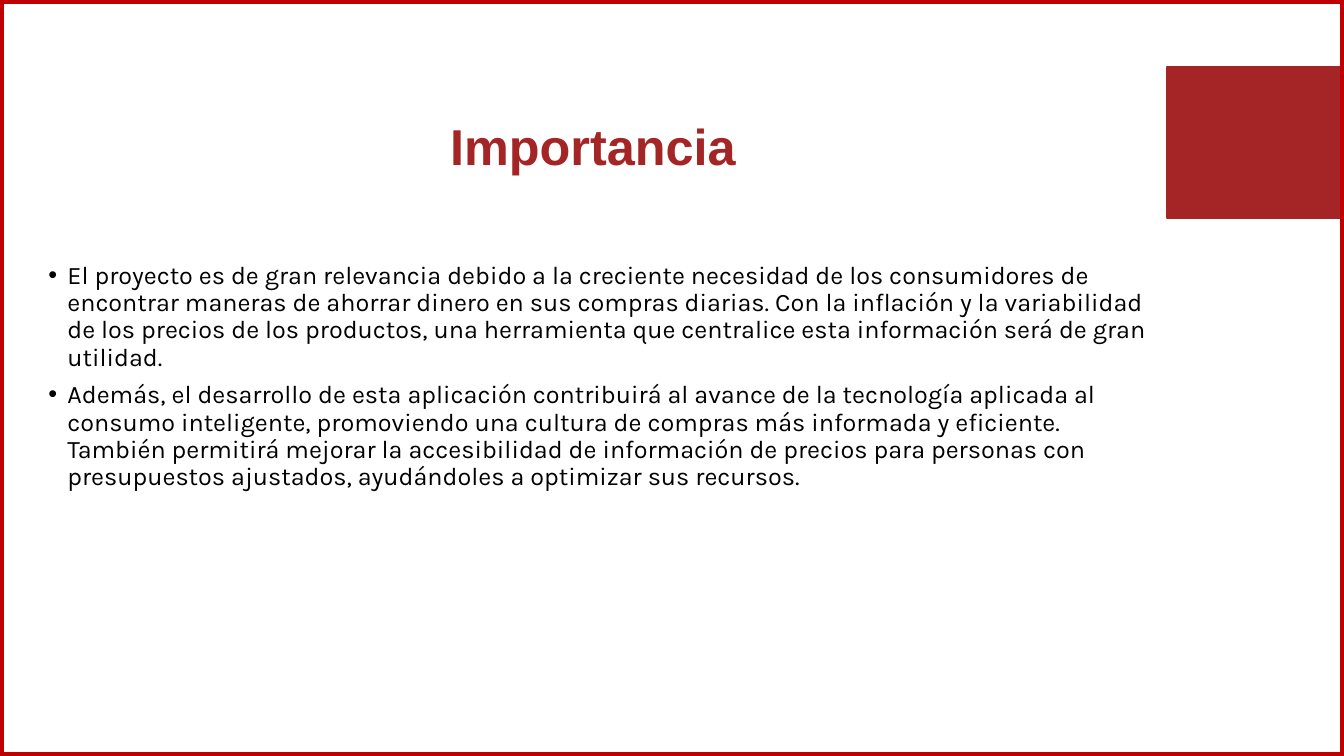
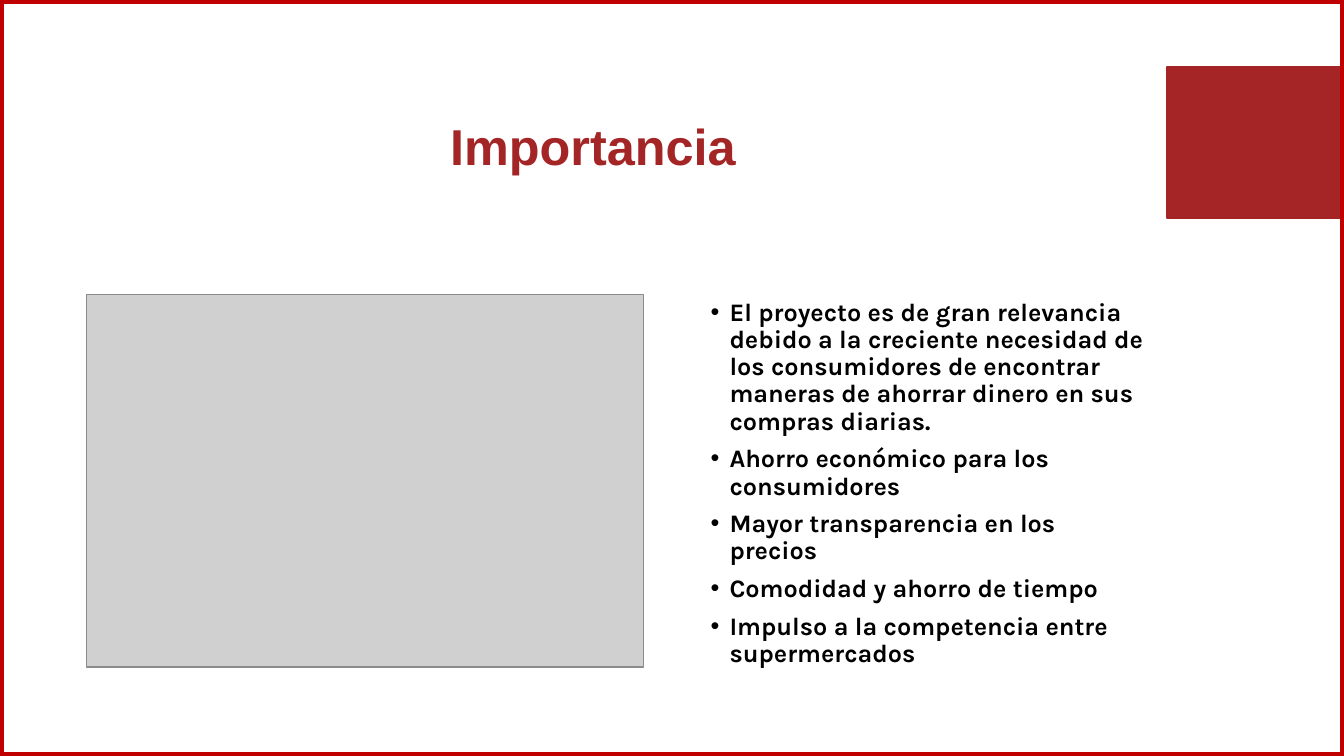
Before and after one commit to Huascar22/ProyectoPlantilla, a slide deck: slide 5 of plantilla.pptx. Drawn at 1344x756 pixels with LibreOffice and Linux fonts; fonts in the diff are those of the drawing; grey boxes stand for pictures; background and template pictures are left out. Boxes give left, top, right and bottom in pixels: in the first picture for what was removed or moved away, otherwise in the second. Text is boxed around its words. In the diff, an @@ line names an element or a change of style, - is before the commit and + after.

Commit message:
Images

```diff
--- a/plantilla.pptx
+++ b/plantilla.pptx
@@ picture added at [87, 294, 643, 667] @@
@@ text at [730, 303, 1143, 668]: text changed; bold on @@
-• El proyecto es de gran relevancia debido a la creciente necesidad de los consumidores de encontrar maneras de ahorrar dinero en sus compras diarias. Con la inflación y la variabilidad de los precios de los productos, una herramienta que centralice esta información será de gran utilidad.
-• Además, el desarrollo de esta aplicación contribuirá al avance de la tecnología aplicada al consumo inteligente, promoviendo una cultura de compras más informada y eficiente. También permitirá mejorar la accesibilidad de información de precios para personas con presupuestos ajustados, ayudándoles a optimizar sus recursos.
+• El proyecto es de gran relevancia debido a la creciente necesidad de los consumidores de encontrar maneras de ahorrar dinero en sus compras diarias.
+• Ahorro económico para los consumidores
+• Mayor transparencia en los precios
+• Comodidad y ahorro de tiempo
+• Impulso a la competencia entre supermercados
```
Also in this commit, not shown: 5 other slides changed, 4 slides added, 1 slide removed.
